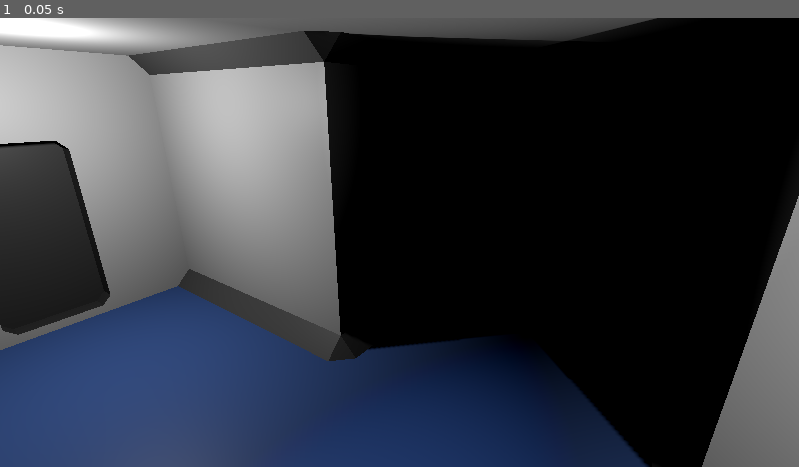
Above: before the commit, frame 1.
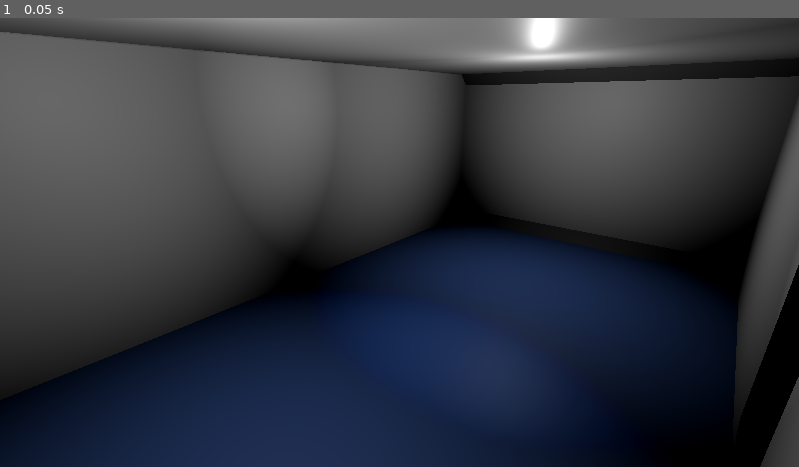
Above: after the commit, the same moment.

Repository: JohnGabrielUK/CallsignHangman
Game: Godot game, scene res://objects/map.tscn
The game is run twice, just before and just after one commit, with the same random seed, the same clock (stepped at 60 frames per second) and the same inputs. The project has no main scene, so this scene is started directly.
Inputs:
- Up to frame 1 (0.05 s): no input

The runs differ from the first frame. In frame 1, 84% of the frame differs, in the area x 0-100%, y 0-100%.

Commit message:
Implement cameras, lights, and exits in some more rooms

Diff:
--- a/game/objects/rooms/corridor_corner1.tscn
+++ b/game/objects/rooms/corridor_corner1.tscn
@@ -1,8 +1,20 @@
-[gd_scene load_steps=4 format=3 uid="uid://ocx2rp7och7p"]
+[gd_scene load_steps=10 format=3 uid="uid://ocx2rp7och7p"]
 
 [ext_resource type="ArrayMesh" uid="uid://bdigyvdfk1kq" path="res://meshes/corridor_corner.mesh" id="1_x2wfl"]
 [ext_resource type="PackedScene" uid="uid://bvhxtxnr14j3l" path="res://objects/player_spawn_point.tscn" id="2_o6bhm"]
 [ext_resource type="Script" path="res://objects/room.gd" id="2_ompyw"]
+[ext_resource type="PackedScene" uid="uid://cxpjmmqyln5gd" path="res://objects/room_exit.tscn" id="4_13thb"]
+[ext_resource type="PackedScene" uid="uid://b3xs7myw6t33d" path="res://objects/camera_trigger.tscn" id="5_8fjpg"]
+[ext_resource type="PackedScene" uid="uid://bfgu1tbuk3iqa" path="res://objects/fixed_camera.tscn" id="6_ajge2"]
+
+[sub_resource type="BoxShape3D" id="BoxShape3D_sh5k2"]
+size = Vector3(7, 2, 3)
+
+[sub_resource type="BoxShape3D" id="BoxShape3D_bexjh"]
+size = Vector3(3, 2, 3)
+
+[sub_resource type="BoxShape3D" id="BoxShape3D_eg3mk"]
+size = Vector3(3, 2, 7)
 
 [node name="CorridorCorner1" type="Node3D"]
 script = ExtResource("2_ompyw")
@@ -19,3 +31,59 @@
 transform = Transform3D(1, 0, 0, 0, 1, 0, 0, 0, 1, -13, 0, -10)
 spawn_id = 1
 point_towards = Vector3(0, 0, 1)
+
+[node name="RoomExit1" parent="." instance=ExtResource("4_13thb")]
+transform = Transform3D(1, 0, 0, 0, 1, 0, 0, 0, 1, -5, 0, -3)
+destination_room = "Cafeteria"
+destination_spawn_id = 1
+
+[node name="RoomExit2" parent="." instance=ExtResource("4_13thb")]
+transform = Transform3D(1, 0, 0, 0, 1, 0, 0, 0, 1, -13, 0, -11)
+destination_room = "CorridorThreeway2"
+
+[node name="CameraTrigger1" parent="." instance=ExtResource("5_8fjpg")]
+transform = Transform3D(1, 0, 0, 0, 1, 0, 0, 0, 1, -8, 1, -3)
+
+[node name="CollisionShape3D" type="CollisionShape3D" parent="CameraTrigger1"]
+shape = SubResource("BoxShape3D_sh5k2")
+
+[node name="FixedCamera" parent="CameraTrigger1" instance=ExtResource("6_ajge2")]
+transform = Transform3D(0.258819, 0.330366, -0.907673, 0, 0.939693, 0.34202, 0.965926, -0.0885213, 0.24321, -5, 1.5, 1)
+current = true
+
+[node name="CameraTrigger2" parent="." instance=ExtResource("5_8fjpg")]
+transform = Transform3D(1, 0, 0, 0, 1, 0, 0, 0, 1, -13, 1, -3)
+
+[node name="CollisionShape3D" type="CollisionShape3D" parent="CameraTrigger2"]
+shape = SubResource("BoxShape3D_bexjh")
+
+[node name="FixedCamera" parent="CameraTrigger2" instance=ExtResource("6_ajge2")]
+transform = Transform3D(0.0871558, 0, 0.996195, 0, 1, 0, -0.996195, 0, 0.0871558, 4.5, 0, 0.5)
+current = true
+
+[node name="CameraTrigger3" parent="." instance=ExtResource("5_8fjpg")]
+transform = Transform3D(1, 0, 0, 0, 1, 0, 0, 0, 1, -13, 1, -8)
+
+[node name="CollisionShape3D" type="CollisionShape3D" parent="CameraTrigger3"]
+shape = SubResource("BoxShape3D_eg3mk")
+
+[node name="FixedCamera" parent="CameraTrigger3" instance=ExtResource("6_ajge2")]
+transform = Transform3D(0.965926, -0.0449435, 0.254887, 0, 0.984808, 0.173648, -0.258819, -0.167731, 0.951251, 1, 1, 4)
+current = true
+fov = 60.0
+
+[node name="OmniLight3D" type="OmniLight3D" parent="."]
+transform = Transform3D(1, 0, 0, 0, 1, 0, 0, 0, 1, -13, 2, -6.5)
+light_energy = 0.5
+shadow_enabled = true
+omni_range = 4.0
+
+[node name="OmniLight3D2" type="OmniLight3D" parent="."]
+transform = Transform3D(1, 0, 0, 0, 1, 0, 0, 0, 1, -9, 2, -3)
+light_energy = 0.5
+shadow_enabled = true
+omni_range = 4.0
+
+[connection signal="player_entered" from="CameraTrigger1" to="CameraTrigger1/FixedCamera" method="_on_player_entered"]
+[connection signal="player_entered" from="CameraTrigger2" to="CameraTrigger2/FixedCamera" method="_on_player_entered"]
+[connection signal="player_entered" from="CameraTrigger3" to="CameraTrigger3/FixedCamera" method="_on_player_entered"]
--- a/game/objects/rooms/corridor_threeway1.tscn
+++ b/game/objects/rooms/corridor_threeway1.tscn
@@ -9,6 +9,9 @@
 
 [sub_resource type="BoxShape3D" id="BoxShape3D_52vfa"]
 size = Vector3(3, 2, 3)
+
+[sub_resource type="BoxShape3D" id="BoxShape3D_a2jx6"]
+size = Vector3(5, 2, 3)
 
 [node name="CorridorThreeway1" type="Node3D"]
 script = ExtResource("2_d80a7")
@@ -36,6 +39,15 @@
 destination_room = "Corridor2"
 destination_spawn_id = 1
 
+[node name="RoomExit2" parent="." instance=ExtResource("4_ihyia")]
+transform = Transform3D(-4.37114e-08, 0, 1, 0, 1, 0, -1, 0, -4.37114e-08, -20, 0, -3)
+destination_room = "Room1"
+
+[node name="RoomExit3" parent="." instance=ExtResource("4_ihyia")]
+transform = Transform3D(-4.37114e-08, 0, 1, 0, 1, 0, -1, 0, -4.37114e-08, -20, 0, 7)
+destination_room = "Entrance"
+destination_spawn_id = 1
+
 [node name="CameraTrigger1" parent="." instance=ExtResource("5_3f3bd")]
 transform = Transform3D(-4.37114e-08, 0, 1, 0, 1, 0, -1, 0, -4.37114e-08, -17, 1, 2)
 
@@ -47,12 +59,36 @@
 current = true
 fov = 60.0
 
+[node name="CameraTrigger2" parent="." instance=ExtResource("5_3f3bd")]
+transform = Transform3D(-4.37114e-08, 0, 1, 0, 1, 0, -1, 0, -4.37114e-08, -20, 1, 4)
+
+[node name="CollisionShape3D" type="CollisionShape3D" parent="CameraTrigger2"]
+shape = SubResource("BoxShape3D_a2jx6")
+
+[node name="FixedCamera" parent="CameraTrigger2" instance=ExtResource("6_nmtkj")]
+transform = Transform3D(-0.642788, -0.262003, 0.719846, 0, 0.939693, 0.34202, -0.766045, 0.219846, -0.604023, 3, 1.5, -1)
+current = true
+fov = 60.0
+
+[node name="CameraTrigger3" parent="." instance=ExtResource("5_3f3bd")]
+transform = Transform3D(-4.37114e-08, 0, 1, 0, 1, 0, -1, 0, -4.37114e-08, -20, 1, -1)
+
+[node name="CollisionShape3D" type="CollisionShape3D" parent="CameraTrigger3"]
+shape = SubResource("BoxShape3D_a2jx6")
+
+[node name="FixedCamera" parent="CameraTrigger3" instance=ExtResource("6_nmtkj")]
+transform = Transform3D(-0.5, 0.296198, -0.813798, 0, 0.939693, 0.34202, 0.866025, 0.17101, -0.469846, -6, 1.5, -1)
+current = true
+fov = 60.0
+
 [node name="OmniLight3D" type="OmniLight3D" parent="."]
-transform = Transform3D(-4.37114e-08, 0, 1, 0, 1, 0, -1, 0, -4.37114e-08, -20, 2.5, -1)
+transform = Transform3D(-4.37114e-08, 0, 1, 0, 1, 0, -1, 0, -4.37114e-08, -20, 2.5, 0)
 shadow_enabled = true
 
 [node name="OmniLight3D2" type="OmniLight3D" parent="."]
-transform = Transform3D(-4.37114e-08, 0, 1, 0, 1, 0, -1, 0, -4.37114e-08, -20, 2.5, 5)
+transform = Transform3D(-4.37114e-08, 0, 1, 0, 1, 0, -1, 0, -4.37114e-08, -20, 2.5, 4)
 shadow_enabled = true
 
 [connection signal="player_entered" from="CameraTrigger1" to="CameraTrigger1/FixedCamera" method="_on_player_entered"]
+[connection signal="player_entered" from="CameraTrigger2" to="CameraTrigger2/FixedCamera" method="_on_player_entered"]
+[connection signal="player_entered" from="CameraTrigger3" to="CameraTrigger3/FixedCamera" method="_on_player_entered"]
--- a/game/objects/rooms/corridor_threeway2.tscn
+++ b/game/objects/rooms/corridor_threeway2.tscn
@@ -1,8 +1,20 @@
-[gd_scene load_steps=4 format=3 uid="uid://b8bbdbn4dexcq"]
+[gd_scene load_steps=10 format=3 uid="uid://b8bbdbn4dexcq"]
 
 [ext_resource type="ArrayMesh" uid="uid://bri74l141eiov" path="res://meshes/corridor_threeway.mesh" id="1_fpun5"]
 [ext_resource type="Script" path="res://objects/room.gd" id="2_6ngxo"]
 [ext_resource type="PackedScene" uid="uid://bvhxtxnr14j3l" path="res://objects/player_spawn_point.tscn" id="2_j0db0"]
+[ext_resource type="PackedScene" uid="uid://cxpjmmqyln5gd" path="res://objects/room_exit.tscn" id="4_y88b3"]
+[ext_resource type="PackedScene" uid="uid://b3xs7myw6t33d" path="res://objects/camera_trigger.tscn" id="5_lkgrk"]
+[ext_resource type="PackedScene" uid="uid://bfgu1tbuk3iqa" path="res://objects/fixed_camera.tscn" id="6_e71u5"]
+
+[sub_resource type="BoxShape3D" id="BoxShape3D_dko0t"]
+size = Vector3(3, 2, 3)
+
+[sub_resource type="BoxShape3D" id="BoxShape3D_5p26t"]
+size = Vector3(3, 2, 3)
+
+[sub_resource type="BoxShape3D" id="BoxShape3D_554da"]
+size = Vector3(7, 2, 3)
 
 [node name="CorridorThreeway2" type="Node3D"]
 script = ExtResource("2_6ngxo")
@@ -24,3 +36,66 @@
 transform = Transform3D(-4.37114e-08, 0, -1, 0, 1, 0, 1, 0, -4.37114e-08, -9, 0, -16)
 spawn_id = 2
 point_towards = Vector3(-1, 0, 0)
+
+[node name="RoomExit1" parent="." instance=ExtResource("4_y88b3")]
+transform = Transform3D(1, 0, 1.06581e-14, 0, 1, 0, -1.06581e-14, 0, 1, -13, 0, -11)
+destination_room = "CorridorCorner1"
+destination_spawn_id = 1
+
+[node name="RoomExit2" parent="." instance=ExtResource("4_y88b3")]
+transform = Transform3D(1, 0, 1.06581e-14, 0, 1, 0, -1.06581e-14, 0, 1, -8, 0, -16)
+destination_room = "Lab2"
+
+[node name="RoomExit3" parent="." instance=ExtResource("4_y88b3")]
+transform = Transform3D(1, 0, 1.06581e-14, 0, 1, 0, -1.06581e-14, 0, 1, -18, 0, -16)
+destination_room = "Room3"
+
+[node name="CameraTrigger1" parent="." instance=ExtResource("5_lkgrk")]
+transform = Transform3D(1, 0, 1.06581e-14, 0, 1, 0, -1.06581e-14, 0, 1, -13, 1, -13)
+
+[node name="CollisionShape3D" type="CollisionShape3D" parent="CameraTrigger1"]
+shape = SubResource("BoxShape3D_dko0t")
+
+[node name="FixedCamera" parent="CameraTrigger1" instance=ExtResource("6_e71u5")]
+transform = Transform3D(-0.819152, 0.196175, -0.538986, 0, 0.939693, 0.34202, 0.573576, 0.280166, -0.769751, -1, 1.5, -4)
+current = true
+fov = 60.0
+
+[node name="CameraTrigger2" parent="." instance=ExtResource("5_lkgrk")]
+transform = Transform3D(1, 0, 1.06581e-14, 0, 1, 0, -1.06581e-14, 0, 1, -15, 1, -16)
+
+[node name="CollisionShape3D" type="CollisionShape3D" parent="CameraTrigger2"]
+transform = Transform3D(1, 0, 0, 0, 1, 0, 0, 0, 1, -1, 0, 0)
+shape = SubResource("BoxShape3D_5p26t")
+
+[node name="FixedCamera" parent="CameraTrigger2" instance=ExtResource("6_e71u5")]
+transform = Transform3D(-0.642788, -0.262003, 0.719846, 0, 0.939693, 0.34202, -0.766045, 0.219846, -0.604023, 4, 1.5, -1)
+current = true
+fov = 60.0
+
+[node name="CameraTrigger3" parent="." instance=ExtResource("5_lkgrk")]
+transform = Transform3D(1, 0, 1.06581e-14, 0, 1, 0, -1.06581e-14, 0, 1, -11, 1, -16)
+
+[node name="CollisionShape3D" type="CollisionShape3D" parent="CameraTrigger3"]
+shape = SubResource("BoxShape3D_554da")
+
+[node name="FixedCamera" parent="CameraTrigger3" instance=ExtResource("6_e71u5")]
+transform = Transform3D(-0.5, 0.296198, -0.813798, 0, 0.939693, 0.34202, 0.866025, 0.17101, -0.469846, -5, 1.5, -1)
+current = true
+fov = 60.0
+
+[node name="OmniLight3D" type="OmniLight3D" parent="."]
+transform = Transform3D(1, 0, 1.06581e-14, 0, 1, 0, -1.06581e-14, 0, 1, -11, 2.5, -16)
+light_energy = 0.5
+shadow_enabled = true
+omni_range = 4.0
+
+[node name="OmniLight3D2" type="OmniLight3D" parent="."]
+transform = Transform3D(1, 0, 1.06581e-14, 0, 1, 0, -1.06581e-14, 0, 1, -15, 2.5, -16)
+light_energy = 0.5
+shadow_enabled = true
+omni_range = 4.0
+
+[connection signal="player_entered" from="CameraTrigger1" to="CameraTrigger1/FixedCamera" method="_on_player_entered"]
+[connection signal="player_entered" from="CameraTrigger2" to="CameraTrigger2/FixedCamera" method="_on_player_entered"]
+[connection signal="player_entered" from="CameraTrigger3" to="CameraTrigger3/FixedCamera" method="_on_player_entered"]
--- a/game/objects/rooms/lab2.tscn
+++ b/game/objects/rooms/lab2.tscn
@@ -1,8 +1,16 @@
-[gd_scene load_steps=4 format=3 uid="uid://b566dpoism678"]
+[gd_scene load_steps=8 format=3 uid="uid://b566dpoism678"]
 
 [ext_resource type="ArrayMesh" uid="uid://bqh2gt0oftjpr" path="res://meshes/lab.mesh" id="1_u5urb"]
 [ext_resource type="PackedScene" uid="uid://bvhxtxnr14j3l" path="res://objects/player_spawn_point.tscn" id="2_22ll8"]
 [ext_resource type="Script" path="res://objects/room.gd" id="2_32u0f"]
+[ext_resource type="PackedScene" uid="uid://b3xs7myw6t33d" path="res://objects/camera_trigger.tscn" id="4_1o4u1"]
+[ext_resource type="PackedScene" uid="uid://bfgu1tbuk3iqa" path="res://objects/fixed_camera.tscn" id="5_m411u"]
+
+[sub_resource type="BoxShape3D" id="BoxShape3D_1gg84"]
+size = Vector3(6, 2, 6)
+
+[sub_resource type="BoxShape3D" id="BoxShape3D_3csep"]
+size = Vector3(6, 2, 4)
 
 [node name="Lab2" type="Node3D"]
 script = ExtResource("2_32u0f")
@@ -13,3 +21,41 @@
 
 [node name="PlayerSpawnPoint" parent="." instance=ExtResource("2_22ll8")]
 transform = Transform3D(1.31134e-07, 0, -1, 0, 1, 0, 1, 0, 1.31134e-07, -7, 0, -16)
+point_towards = Vector3(1, 0, 0)
+
+[node name="CameraTrigger1" parent="." instance=ExtResource("4_1o4u1")]
+transform = Transform3D(1, 0, 0, 0, 1, 0, 0, 0, 1, -5, 1, -18)
+
+[node name="CollisionShape3D" type="CollisionShape3D" parent="CameraTrigger1"]
+shape = SubResource("BoxShape3D_1gg84")
+
+[node name="FixedCamera" parent="CameraTrigger1" instance=ExtResource("5_m411u")]
+transform = Transform3D(0.906308, -0.144544, 0.397131, 0, 0.939693, 0.34202, -0.422618, -0.309976, 0.851651, 1, 1.5, 5)
+current = true
+fov = 60.0
+
+[node name="CameraTrigger2" parent="." instance=ExtResource("4_1o4u1")]
+transform = Transform3D(1, 0, 0, 0, 1, 0, 0, 0, 1, -5, 1, -13)
+
+[node name="CollisionShape3D" type="CollisionShape3D" parent="CameraTrigger2"]
+shape = SubResource("BoxShape3D_3csep")
+
+[node name="FixedCamera" parent="CameraTrigger2" instance=ExtResource("5_m411u")]
+transform = Transform3D(-0.766044, 0.219846, -0.604023, 1.3505e-08, 0.939693, 0.34202, 0.642788, 0.262003, -0.719846, -2, 1.5, -6)
+current = true
+fov = 60.0
+
+[node name="OmniLight3D" type="OmniLight3D" parent="."]
+transform = Transform3D(1, 0, 0, 0, 1, 0, 0, 0, 1, -5, 2.5, -14)
+light_energy = 0.5
+shadow_enabled = true
+omni_range = 4.0
+
+[node name="OmniLight3D2" type="OmniLight3D" parent="."]
+transform = Transform3D(1, 0, 0, 0, 1, 0, 0, 0, 1, -5, 2.5, -18)
+light_energy = 0.5
+shadow_enabled = true
+omni_range = 4.0
+
+[connection signal="player_entered" from="CameraTrigger1" to="CameraTrigger1/FixedCamera" method="_on_player_entered"]
+[connection signal="player_entered" from="CameraTrigger2" to="CameraTrigger2/FixedCamera" method="_on_player_entered"]
Not shown: 1 places in game/objects/rooms/corridor_threeway1.tscn that only renumber resources
